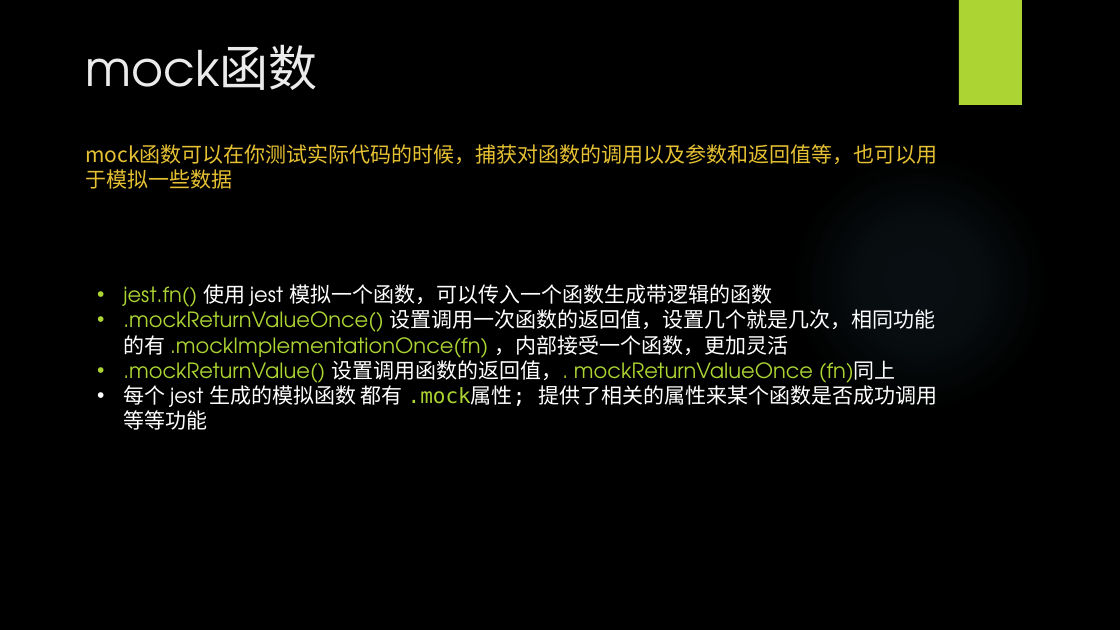
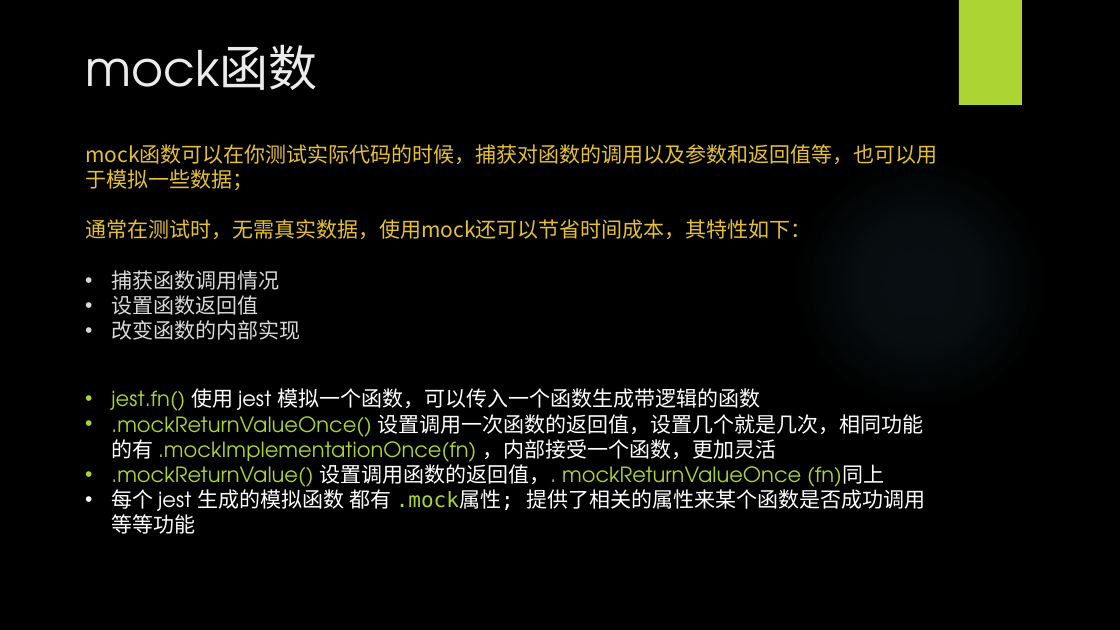
Before and after one commit to WangEbo/auto-test, a slide deck: slide 13 of 王博书的分享/自动化测试.pptx. Drawn at 1120x630 pixels with LibreOffice and Linux fonts; fonts in the diff are those of the drawing; background and template pictures are left out. Boxes give left, top, right and bottom in pixels: in the first picture for what was removed or moved away, otherwise in the second. Text is boxed around its words. In the diff, an @@ line names an element or a change of style, - is before the commit and + after.

Commit message:
完成主页面的集成测试

```diff
--- a/王博书的分享/自动化测试.pptx
+++ b/王博书的分享/自动化测试.pptx
@@ text at (85,144,937,340): text changed @@
-mock函数可以在你测试实际代码的时候，捕获对函数的调用以及参数和返回值等，也可以用于模拟一些数据
+mock函数可以在你测试实际代码的时候，捕获对函数的调用以及参数和返回值等，也可以用于模拟一些数据；
+通常在测试时，无需真实数据，使用mock还可以节省时间成本，其特性如下：
+• 捕获函数调用情况
+• 设置函数返回值
+• 改变函数的内部实现
@@ text "jest.fn() 使用 jest 模拟一个函数，可以传入一个函数生成带逻辑的函数": place and size @@
-text "jest.fn() 使用 jest 模拟一个函数，可以传入一个函数生成带逻辑的函数" at (123,284,937,430)
+text "jest.fn() 使用 jest 模拟一个函数，可以传入一个函数生成带逻辑的函数" at (111,388,925,534)
```
Also in this commit, not shown: 2 other slides changed, 19 other files.
